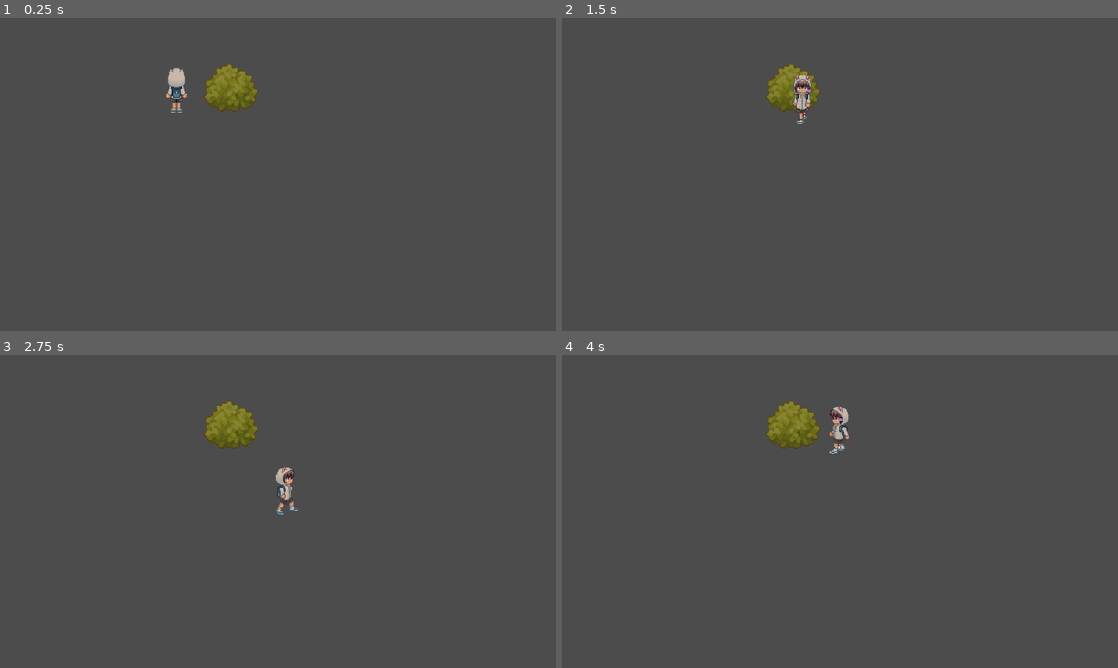
Above: before the commit, frames 1-4 (two rows, left to right).
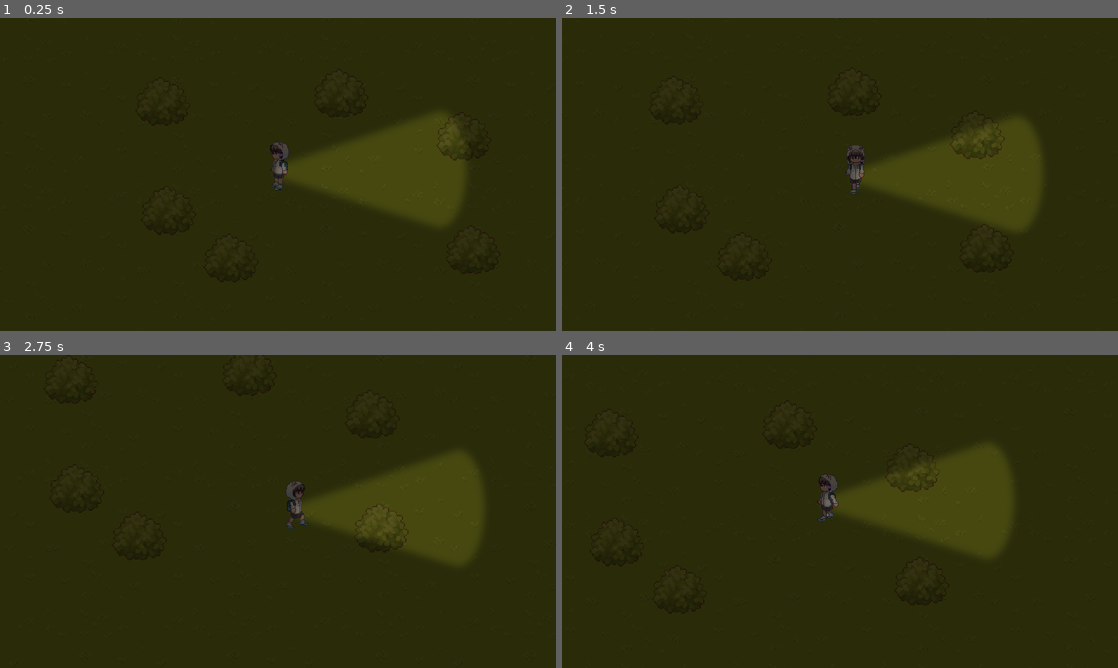
Above: after the commit, the same moments.

Repository: Vladislav0Art/with-the-first-ray-of-dawn-game
Game: Godot game, scene res://src/world/World.tscn
Two runs of this game, one before a commit and one after it. Both use one fixed random seed, a clock stepped at 60 frames per second and the inputs below.
Inputs:
- Up to frame 1 (0.25 s): no input
- Up to frame 2 (1.5 s): tap Enter at 0.5 s; hold Right (ui_right) 0.53-1.28 s; hold Down (ui_down) from 1.28 s (still down)
- Up to frame 3 (2.75 s): release Down (ui_down) at 2.03 s; hold Right (ui_right) from 2.03 s (still down)
- Up to frame 4 (4 s): release Right (ui_right) at 2.78 s; hold Up (ui_up) 2.78-3.53 s; hold Left (ui_left) from 3.53 s (still down)

The runs differ from the first frame. In frame 1, 100% of the frame differs, in the area x 0-100%, y 0-100%; in frame 2, 100%; in frame 3, 100%; in frame 4, 100%.

Commit message:
Create lightings and sprite with match stick

Diff:
--- a/src/player/Player.tscn
+++ b/src/player/Player.tscn
@@ -1,7 +1,10 @@
-[gd_scene load_steps=37 format=2]
+[gd_scene load_steps=40 format=2]
 
 [ext_resource path="res://src/player/scripts/Player.gd" type="Script" id=1]
-[ext_resource path="res://assets/characters/Emily.png" type="Texture" id=2]
+[ext_resource path="res://assets/characters/Emily/Emily.png" type="Texture" id=2]
+[ext_resource path="res://assets/lights/circle-light.png" type="Texture" id=3]
+[ext_resource path="res://assets/lights/cone-light.png" type="Texture" id=4]
+[ext_resource path="res://assets/characters/Emily/Emily-with-match-stick.png" type="Texture" id=5]
 
 [sub_resource type="CapsuleShape2D" id=1]
 radius = 4.0
@@ -107,7 +110,7 @@
 resource_name = "IdleDown"
 length = 0.1
 tracks/0/type = "value"
-tracks/0/path = NodePath("Sprite:frame")
+tracks/0/path = NodePath("EmptyHandsSprite:frame")
 tracks/0/interp = 1
 tracks/0/loop_wrap = true
 tracks/0/imported = false
@@ -124,7 +127,7 @@
 length = 0.1
 loop = true
 tracks/0/type = "value"
-tracks/0/path = NodePath("Sprite:frame")
+tracks/0/path = NodePath("EmptyHandsSprite:frame")
 tracks/0/interp = 1
 tracks/0/loop_wrap = true
 tracks/0/imported = false
@@ -141,7 +144,7 @@
 length = 0.1
 loop = true
 tracks/0/type = "value"
-tracks/0/path = NodePath("Sprite:frame")
+tracks/0/path = NodePath("EmptyHandsSprite:frame")
 tracks/0/interp = 1
 tracks/0/loop_wrap = true
 tracks/0/imported = false
@@ -157,7 +160,7 @@
 resource_name = "IdleUp"
 length = 0.1
 tracks/0/type = "value"
-tracks/0/path = NodePath("Sprite:frame")
+tracks/0/path = NodePath("EmptyHandsSprite:frame")
 tracks/0/interp = 1
 tracks/0/loop_wrap = true
 tracks/0/imported = false
@@ -174,7 +177,7 @@
 length = 0.3
 loop = true
 tracks/0/type = "value"
-tracks/0/path = NodePath("Sprite:frame")
+tracks/0/path = NodePath("EmptyHandsSprite:frame")
 tracks/0/interp = 1
 tracks/0/loop_wrap = true
 tracks/0/imported = false
@@ -191,7 +194,7 @@
 length = 0.3
 loop = true
 tracks/0/type = "value"
-tracks/0/path = NodePath("Sprite:frame")
+tracks/0/path = NodePath("EmptyHandsSprite:frame")
 tracks/0/interp = 1
 tracks/0/loop_wrap = true
 tracks/0/imported = false
@@ -208,7 +211,7 @@
 length = 0.3
 loop = true
 tracks/0/type = "value"
-tracks/0/path = NodePath("Sprite:frame")
+tracks/0/path = NodePath("EmptyHandsSprite:frame")
 tracks/0/interp = 1
 tracks/0/loop_wrap = true
 tracks/0/imported = false
@@ -225,7 +228,7 @@
 length = 0.3
 loop = true
 tracks/0/type = "value"
-tracks/0/path = NodePath("Sprite:frame")
+tracks/0/path = NodePath("EmptyHandsSprite:frame")
 tracks/0/interp = 1
 tracks/0/loop_wrap = true
 tracks/0/imported = false
@@ -242,7 +245,7 @@
 length = 0.6
 loop = true
 tracks/0/type = "value"
-tracks/0/path = NodePath("Sprite:frame")
+tracks/0/path = NodePath("EmptyHandsSprite:frame")
 tracks/0/interp = 1
 tracks/0/loop_wrap = true
 tracks/0/imported = false
@@ -259,7 +262,7 @@
 length = 0.6
 loop = true
 tracks/0/type = "value"
-tracks/0/path = NodePath("Sprite:frame")
+tracks/0/path = NodePath("EmptyHandsSprite:frame")
 tracks/0/interp = 1
 tracks/0/loop_wrap = true
 tracks/0/imported = false
@@ -276,7 +279,7 @@
 length = 0.6
 loop = true
 tracks/0/type = "value"
-tracks/0/path = NodePath("Sprite:frame")
+tracks/0/path = NodePath("EmptyHandsSprite:frame")
 tracks/0/interp = 1
 tracks/0/loop_wrap = true
 tracks/0/imported = false
@@ -293,7 +296,7 @@
 length = 0.6
 loop = true
 tracks/0/type = "value"
-tracks/0/path = NodePath("Sprite:frame")
+tracks/0/path = NodePath("EmptyHandsSprite:frame")
 tracks/0/interp = 1
 tracks/0/loop_wrap = true
 tracks/0/imported = false
@@ -307,17 +310,25 @@
 
 [node name="Player" type="KinematicBody2D"]
 script = ExtResource( 1 )
-__meta__ = {
-"_edit_group_": true
-}
-
-[node name="Sprite" type="Sprite" parent="."]
+
+[node name="EmptyHandsSprite" type="Sprite" parent="."]
 position = Vector2( 0, -9 )
 scale = Vector2( 0.704082, 0.704082 )
 texture = ExtResource( 2 )
 hframes = 3
 vframes = 4
-frame = 10
+frame = 4
+region_rect = Rect2( 5, 7, 24, 61 )
+region_filter_clip = true
+
+[node name="MatchStickSprite" type="Sprite" parent="."]
+visible = false
+position = Vector2( 0, -15.3367 )
+scale = Vector2( 0.495731, 0.495731 )
+texture = ExtResource( 5 )
+hframes = 3
+vframes = 4
+frame = 4
 region_rect = Rect2( 5, 7, 24, 61 )
 region_filter_clip = true
 
@@ -330,9 +341,9 @@
 anim_player = NodePath("../AnimationPlayer")
 active = true
 parameters/playback = SubResource( 3 )
-parameters/Idle/blend_position = Vector2( 0.00316954, -0.303448 )
-parameters/Run/blend_position = Vector2( 0, -0.038 )
-parameters/Walk/blend_position = Vector2( 0.00950873, 0.00948286 )
+parameters/Idle/blend_position = Vector2( 0, 0 )
+parameters/Run/blend_position = Vector2( 0, 0 )
+parameters/Walk/blend_position = Vector2( 0, 0 )
 
 [node name="AnimationPlayer" type="AnimationPlayer" parent="."]
 anims/IdleDown = SubResource( 11 )
@@ -347,3 +358,17 @@
 anims/WalkLeft = SubResource( 8 )
 anims/WalkRight = SubResource( 5 )
 anims/WalkUp = SubResource( 15 )
+
+[node name="Light2D" type="Light2D" parent="."]
+visible = false
+texture = ExtResource( 3 )
+texture_scale = 0.6
+energy = 0.8
+shadow_enabled = true
+
+[node name="FlashlightLightD2" type="Light2D" parent="."]
+position = Vector2( 81, -4 )
+texture = ExtResource( 4 )
+texture_scale = 0.2
+energy = 0.5
+shadow_enabled = true
--- a/src/player/scripts/Player.gd
+++ b/src/player/scripts/Player.gd
@@ -16,7 +16,7 @@
 
 
 func _ready():
-	pass # Replace with function body.
+	animationTree.active = true
 
 
 func _process(delta):
--- a/src/world/World.tscn
+++ b/src/world/World.tscn
@@ -1,12 +1,51 @@
-[gd_scene load_steps=3 format=2]
+[gd_scene load_steps=5 format=2]
 
 [ext_resource path="res://src/player/Player.tscn" type="PackedScene" id=1]
 [ext_resource path="res://src/environment/bushes/Bush.tscn" type="PackedScene" id=2]
+[ext_resource path="res://src/world/scripts/DayNightCycle.gd" type="Script" id=3]
+[ext_resource path="res://assets/environment/tilemaps/grass.png" type="Texture" id=4]
 
-[node name="World" type="YSort"]
+[node name="World" type="Node2D"]
 
-[node name="Player" parent="." instance=ExtResource( 1 )]
+[node name="GrassBackground" type="Sprite" parent="."]
+position = Vector2( -359, -405 )
+texture = ExtResource( 4 )
+centered = false
+region_enabled = true
+region_rect = Rect2( 0, 0, 1024, 1024 )
+
+[node name="DayNightCycleCanvasModulate" type="CanvasModulate" parent="."]
+color = Color( 0.368627, 0.368627, 0.368627, 1 )
+script = ExtResource( 3 )
+
+[node name="Camera2D" type="Camera2D" parent="."]
+position = Vector2( 152, 72 )
+current = true
+smoothing_enabled = true
+smoothing_speed = 4.0
+
+[node name="YSort" type="YSort" parent="."]
+
+[node name="Player" parent="YSort" instance=ExtResource( 1 )]
 position = Vector2( 152, 72 )
 
-[node name="Bush" parent="." instance=ExtResource( 2 )]
-position = Vector2( 200, 64 )
+[node name="RemoteTransform2D" type="RemoteTransform2D" parent="YSort/Player"]
+remote_path = NodePath("../../../Camera2D")
+
+[node name="Bush1" parent="YSort" instance=ExtResource( 2 )]
+position = Vector2( 207, 6 )
+
+[node name="Bush2" parent="YSort" instance=ExtResource( 2 )]
+position = Vector2( 112, 148 )
+
+[node name="Bush3" parent="YSort" instance=ExtResource( 2 )]
+position = Vector2( 313, 43 )
+
+[node name="Bush4" parent="YSort" instance=ExtResource( 2 )]
+position = Vector2( 321, 141 )
+
+[node name="Bush5" parent="YSort" instance=ExtResource( 2 )]
+position = Vector2( 58, 107 )
+
+[node name="Bush6" parent="YSort" instance=ExtResource( 2 )]
+position = Vector2( 53, 13 )
--- /dev/null
+++ b/src/world/scripts/DayNightCycle.gd
@@ -0,0 +1,11 @@
+extends CanvasModulate
+
+const NightColor = Color("#5e5e5e")
+const DayColor   = Color("#ffffff")
+const TimeScale  = 1 / 5
+
+var time = 0
+
+func _process(delta : float) -> void:
+	time += delta * TimeScale
+	self.color = NightColor.linear_interpolate(DayColor, abs(sin(time)))
Binary file removed: assets/characters/Emily.png
Binary file added: assets/characters/Emily/Emily-with-match-stick.png
Not shown, changed: assets/characters/Emily/Emily-with-match-stick.png.import
Binary file added: assets/characters/Emily/Emily.png
Not shown, added: assets/characters/Emily/Emily.png.import
Binary file added: assets/environment/tilemaps/grass.png
Not shown, added: assets/environment/tilemaps/grass.png.import
Binary file added: assets/environment/tilemaps/stone-paths.png
Not shown, added: assets/environment/tilemaps/stone-paths.png.import
Binary file added: assets/lights/circle-light.png
Not shown, added: assets/lights/circle-light.png.import
Binary file added: assets/lights/cone-light.png
(and 1 more such lines)
